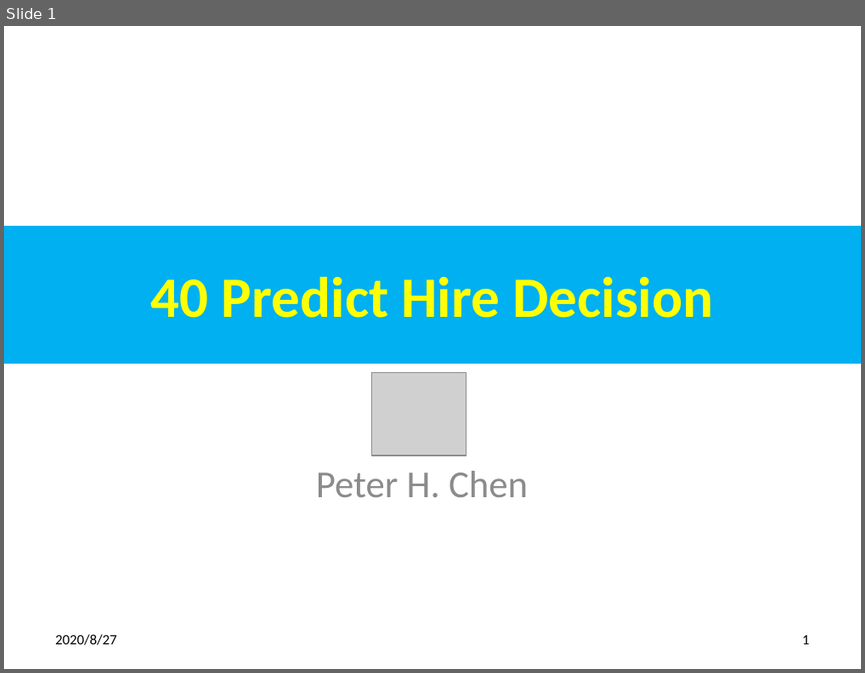
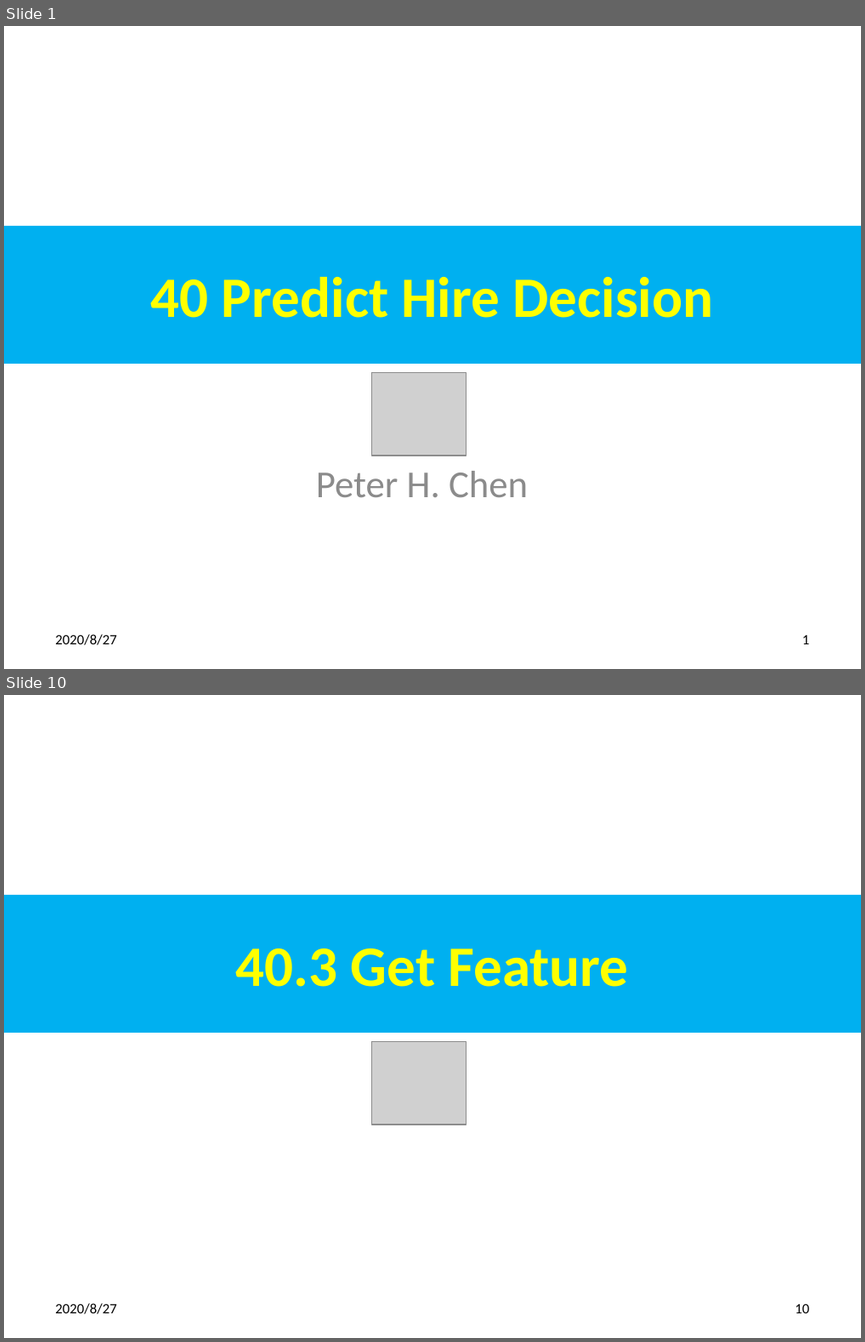
Before and after one commit to peterhchen/900_Python_ML_DS_DL, a slide deck: 040_PredictHireDecision.pptx. Shown one above the other, each under a label of ours: slide 1 before the commit, slides 1 and 10 after it; the slides between them are not shown. The pictures are 865x673 and 865x1342 pixels, drawn with LibreOffice and Linux fonts; fonts in the diff are those of the drawing; grey boxes stand for pictures. Boxes give left, top, right and bottom in pixels: in the first picture for what was removed or moved away, otherwise in the second. Text is boxed around its words. In the diff, an @@ line names an element or a change of style, - is before the commit and + after.

```diff
--- a/040_PredictHireDecision.pptx
+++ b/040_PredictHireDecision.pptx
@@ slide 10 added at <box>4,695,861,1338</box>, background #FFFFFF @@
@@ title added at <box>4,895,861,1032</box>, fill #00B0F0, 48 pt, text #FFFF00, bold @@
+40.3 Get Feature
@@ picture added at <box>371,1041,466,1124</box> @@
@@ text added at <box>55,1303,116,1314</box>, 12 pt, text #000000 @@
+2020/8/27
@@ page number added at <box>794,1304,809,1313</box>, 12 pt, text #000000 @@
+10
```
Also in this commit, not shown: 3 slides changed, 21 other slides added.
